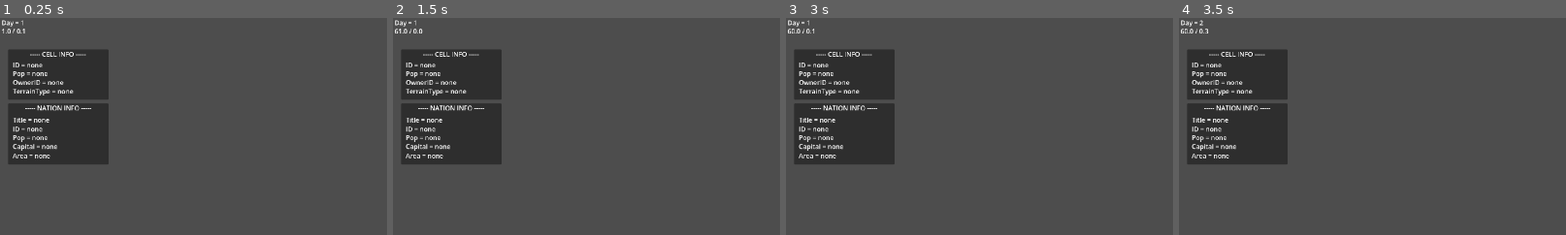
Above: before the commit, frames 1-4 (left to right).
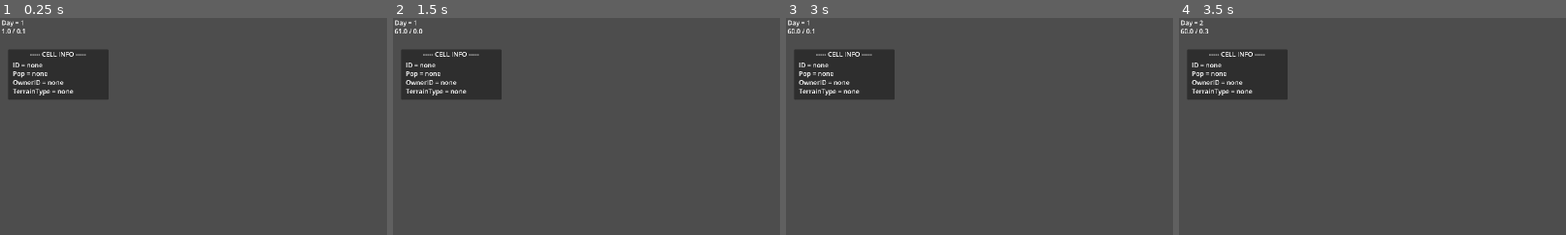
Above: after the commit, the same moments.

Repository: PowerThePowerfullest64/UntitledMapGame
Game: Godot game, scene res://main.tscn
The game is run twice, just before and just after one commit, with the same random seed, the same clock (stepped at 60 frames per second) and the same inputs.
Inputs (mouse positions are % of the whole screen's width and height, from its top left):
- Up to frame 1 (0.25 s): no input
- Up to frame 2 (1.5 s): tap Enter at 0.5 s; move the mouse to (72, 45) at 0.52 s; hold Right (cell_right) 0.53-1.28 s; click (72, 45) at 0.6 s; tap Space (toggle_pause) at 1.25 s; move the mouse to (30, 55) at 1.27 s; hold Down (cell_down) from 1.28 s (still down); tap T (change_cell_owner) at 1.35 s
- Up to frame 3 (3 s): click (30, 55) at 1.55 s; tap Enter at 2 s; move the mouse to (60, 28) at 2.02 s; release Down (cell_down) at 2.03 s; hold Right (cell_right) 2.03-2.78 s; click (60, 28) at 2.1 s; tap Space (toggle_pause) at 2.75 s; move the mouse to (45, 70) at 2.77 s; hold Up (cell_up) from 2.78 s (still down); tap 1 (speed1) at 2.85 s
- Up to frame 4 (3.5 s): keep holding Up (cell_up); click (45, 70) at 3.05 s
The pictures show only the part of the screen within x 0-50%, y 0-50%; the shares and areas given below are measured in that part.

The runs differ from the first frame. In frame 1, 6.9% of the frame differs, in the area x 2-29%, y 39-68%; in frame 2, 6.9%; in frame 3, 6.9%; in frame 4, 6.9%.

Commit message:
Show/Hide Nation Info Panel

Diff:
--- a/Scripts/Globals/ui_manager.gd
+++ b/Scripts/Globals/ui_manager.gd
@@ -6,12 +6,14 @@
 @export var fps_counter: Label
 
 # cell specific
+@export var cell_info_panel: Panel
 @export var cell_id: Label
 @export var cell_pop: Label
 @export var cell_owner_id: Label
 @export var cell_terrain_type: Label
 
 # nation specific
+@export var nation_info_panel: Panel
 @export var nation_title: Label
 @export var nation_id: Label
 @export var nation_pop: Label
@@ -30,12 +32,7 @@
 	update_cell_owner()
 	update_cell_terrain_type()
 
-	# nation
-	update_nation_title()
-	update_nation_id()
-	update_nation_pop()
-	update_nation_capital()
-	update_nation_area()
+	update_nation_ui()
 
 func _on_day_passed(day: int) -> void:
 	update_day_counter(day)
@@ -80,67 +77,58 @@
 
 	cell_terrain_type.text = "TerrainType = " + MapManager.terrain_type[PlayerManager.selected_cell_id]
 
-func update_nation_title() -> void:
+func update_nation_ui() -> void:
 	if not PlayerManager.is_cell_selected:
-		nation_title.text = "Title = " + no_access_text
+		nation_info_panel.hide()
 		return
 
 	var id: int = MapManager.owner_id[PlayerManager.selected_cell_id]
 
 	if id == -1:
+		nation_info_panel.hide()
+		return
+
+	nation_info_panel.show()
+
+	# nation
+	update_nation_title(id)
+	update_nation_id(id)
+	update_nation_pop(id)
+	update_nation_capital(id)
+	update_nation_area(id)
+
+func update_nation_title(id: int) -> void:
+	if not PlayerManager.is_cell_selected:
 		nation_title.text = "Title = " + no_access_text
 		return
 
 	nation_title.text = "Title = " + NationManager.nations[id].title
 
-func update_nation_id() -> void:
+func update_nation_id(id: int) -> void:
 	if not PlayerManager.is_cell_selected:
-		nation_id.text = "ID = " + no_access_text
-		return
-
-	var id: int = MapManager.owner_id[PlayerManager.selected_cell_id]
-
-	if id == -1:
 		nation_id.text = "ID = " + no_access_text
 		return
 
 	nation_id.text = "ID = " + str(id)
 
-func update_nation_pop() -> void:
+func update_nation_pop(id: int) -> void:
 	if not PlayerManager.is_cell_selected:
 		nation_pop.text = "Pop = " + no_access_text
 		return
 
-	var id: int = MapManager.owner_id[PlayerManager.selected_cell_id]
-
-	if id == -1:
-		nation_pop.text = "Pop = " + no_access_text
-		return
 
 	nation_pop.text = "Pop = %0.f" % NationManager.nations[id].population
 
-func update_nation_capital() -> void:
+func update_nation_capital(id: int) -> void:
 	if not PlayerManager.is_cell_selected:
-		nation_capital.text = "Capital = " + no_access_text
-		return
-
-	var id: int = MapManager.owner_id[PlayerManager.selected_cell_id]
-
-	if id == -1:
 		nation_capital.text = "Capital = " + no_access_text
 		return
 
 	nation_capital.text = "Capital = %.0f" % NationManager.nations[id].capital
 
-func update_nation_area() -> void:
+func update_nation_area(id: int) -> void:
 	if not PlayerManager.is_cell_selected:
 		nation_area.text = "Area = " + no_access_text
 		return
 
-	var id: int = MapManager.owner_id[PlayerManager.selected_cell_id]
-
-	if id == -1:
-		nation_area.text = "Area = " + no_access_text
-		return
-
 	nation_area.text = "Area = " + str(NationManager.nations[id].area)
--- a/main.tscn
+++ b/main.tscn
@@ -38,7 +38,7 @@
 position_smoothing_speed = 10.0
 script = ExtResource("2_0xm2m")
 
-[node name="UIManager" type="Control" parent="." unique_id=1342489894 node_paths=PackedStringArray("day_counter", "fps_counter", "cell_id", "cell_pop", "cell_owner_id", "cell_terrain_type", "nation_title", "nation_id", "nation_pop", "nation_capital", "nation_area")]
+[node name="UIManager" type="Control" parent="." unique_id=1342489894 node_paths=PackedStringArray("day_counter", "fps_counter", "cell_info_panel", "cell_id", "cell_pop", "cell_owner_id", "cell_terrain_type", "nation_info_panel", "nation_title", "nation_id", "nation_pop", "nation_capital", "nation_area")]
 layout_mode = 3
 anchors_preset = 0
 offset_right = 40.0
@@ -46,10 +46,12 @@
 script = ExtResource("5_lquwl")
 day_counter = NodePath("../CanvasLayer/Day")
 fps_counter = NodePath("../CanvasLayer/FPS_TPS")
+cell_info_panel = NodePath("../CanvasLayer/CellInfoPanel")
 cell_id = NodePath("../CanvasLayer/CellInfoPanel/CellID")
 cell_pop = NodePath("../CanvasLayer/CellInfoPanel/Pop")
 cell_owner_id = NodePath("../CanvasLayer/CellInfoPanel/OwnerID")
 cell_terrain_type = NodePath("../CanvasLayer/CellInfoPanel/TerrainType")
+nation_info_panel = NodePath("../CanvasLayer/NationInfoPanel")
 nation_title = NodePath("../CanvasLayer/NationInfoPanel/NationTitle")
 nation_id = NodePath("../CanvasLayer/NationInfoPanel/NationID")
 nation_pop = NodePath("../CanvasLayer/NationInfoPanel/Pop")
